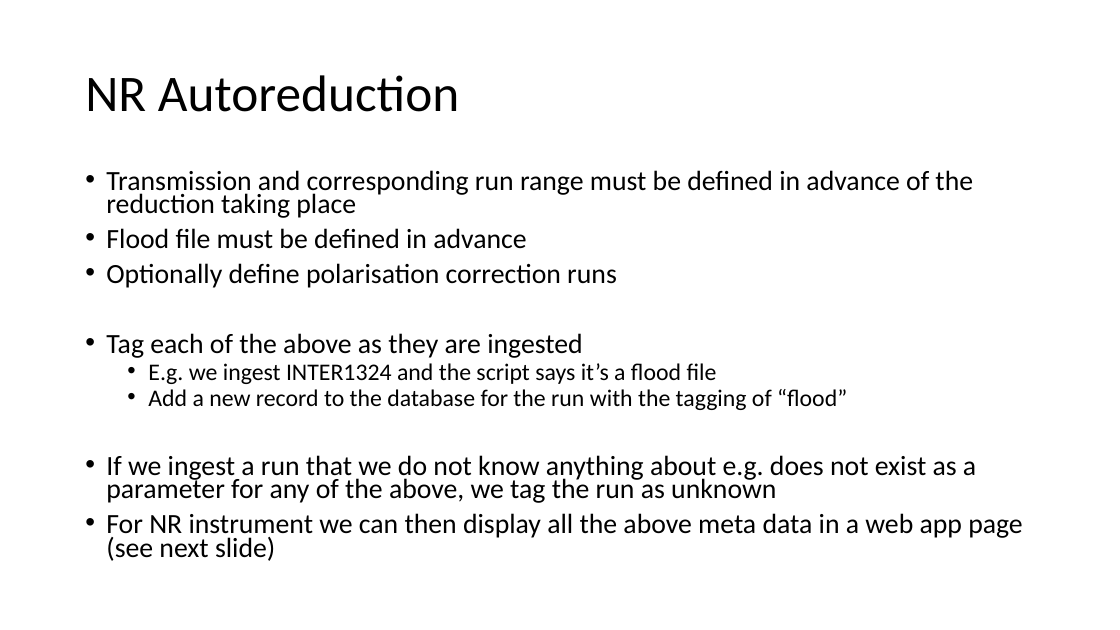
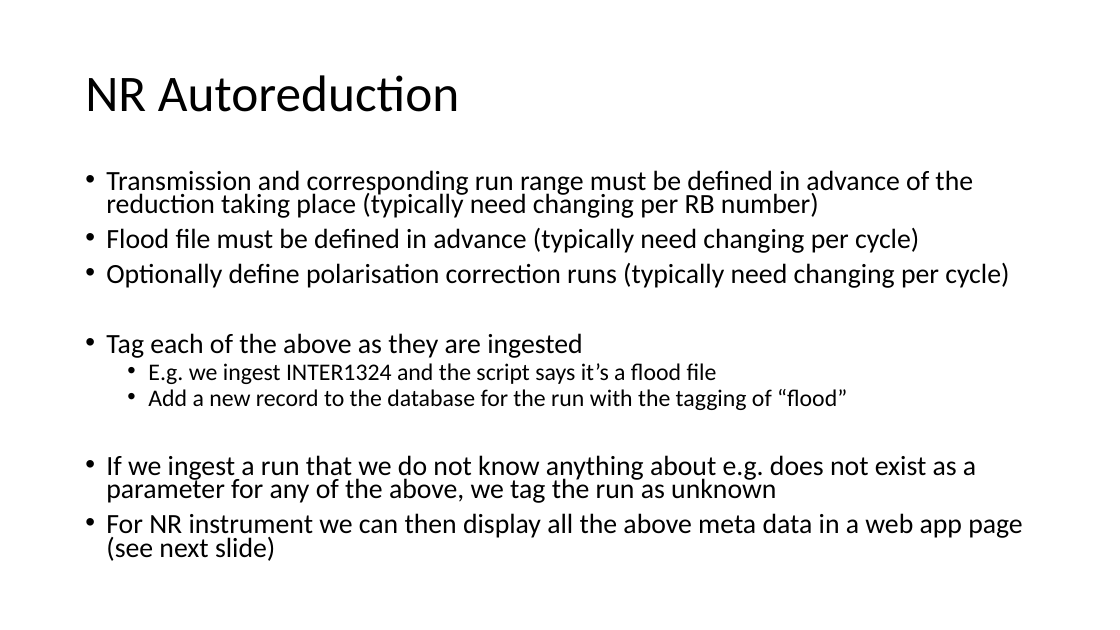
Before and after one commit to autoreduction/autoreduce-documents, a slide deck: slide 1 of user-requirements/reflectometry/NR Autoreduction.pptx. Drawn at 1120x630 pixels with LibreOffice and Linux fonts; fonts in the diff are those of the drawing. Boxes give left, top, right and bottom in pixels: in the first picture for what was removed or moved away, otherwise in the second. Text is boxed around its words. In the diff, an @@ line names an element or a change of style, - is before the commit and + after.

```diff
--- a/user-requirements/reflectometry/NR Autoreduction.pptx
+++ b/user-requirements/reflectometry/NR Autoreduction.pptx
@@ text at (x1=106, y1=170, x2=1009, y2=288): text changed @@
-• Transmission and corresponding run range must be defined in advance of the reduction taking place
-• Flood file must be defined in advance
-• Optionally define polarisation correction runs
+• Transmission and corresponding run range must be defined in advance of the reduction taking place (typically need changing per RB number)
+• Flood file must be defined in advance (typically need changing per cycle)
+• Optionally define polarisation correction runs (typically need changing per cycle)
```
